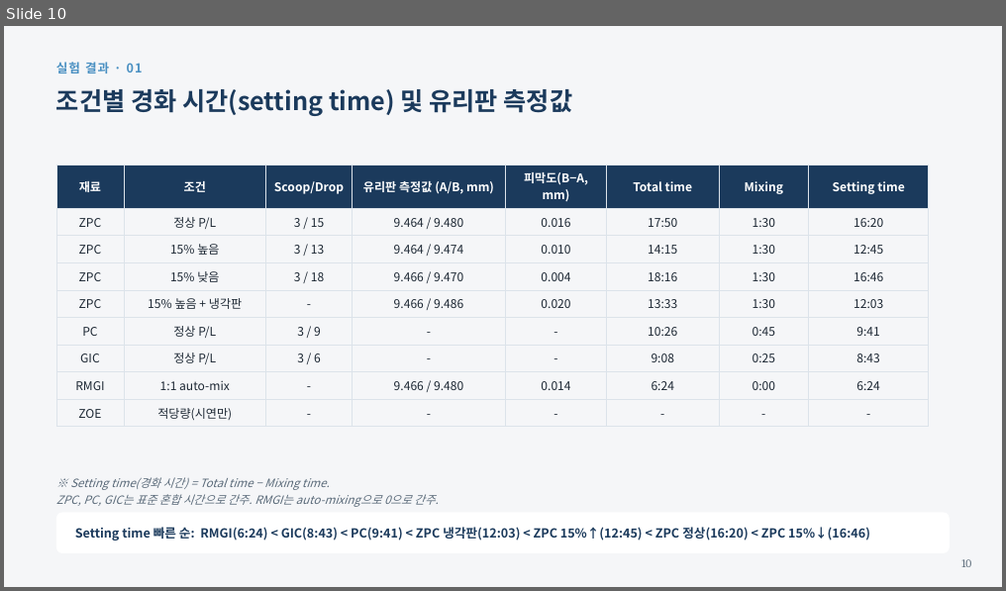
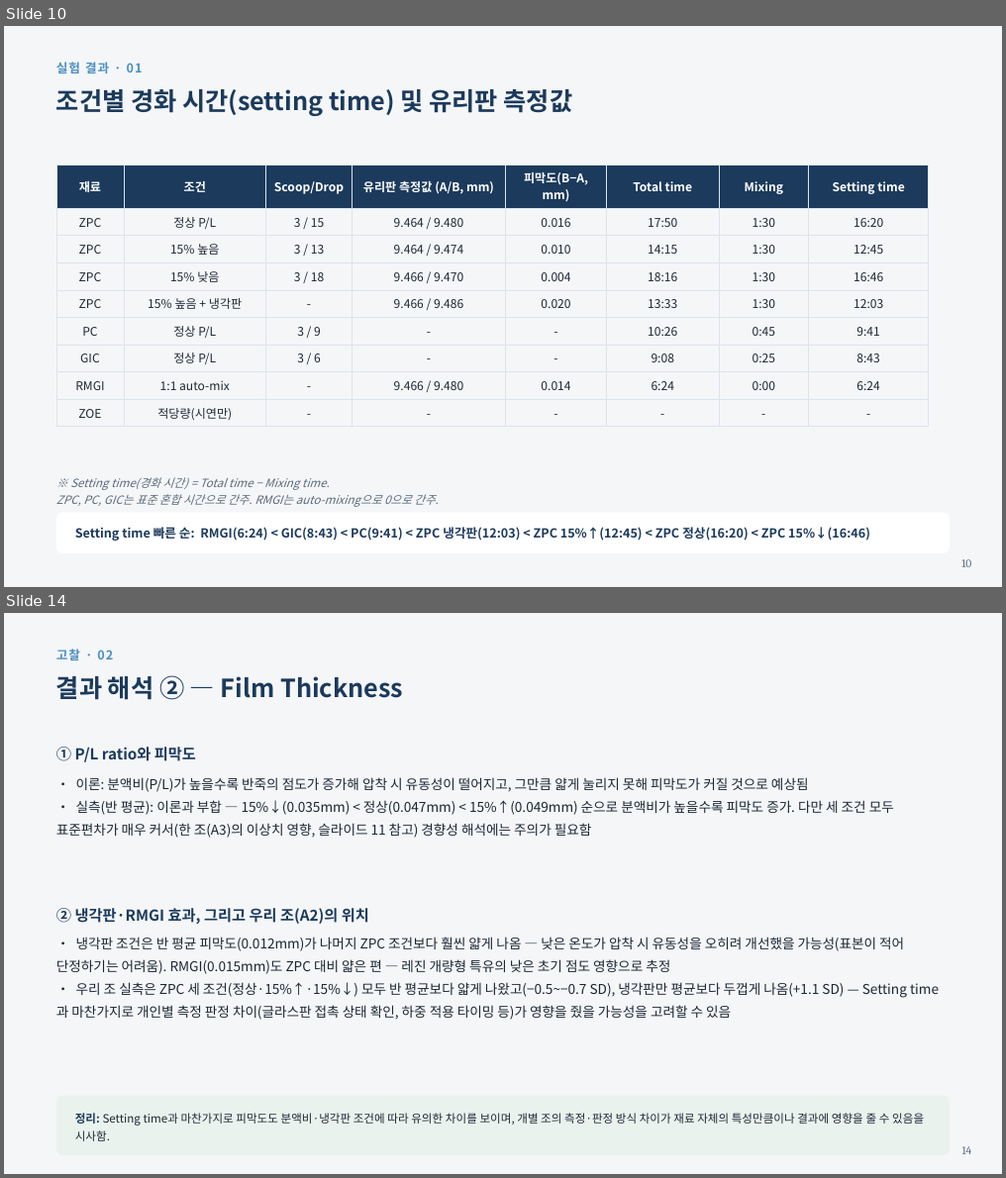
Before and after one commit to yojokem/-, a slide deck: 수복치과재료학실험/수복치과재료학실험_DentalCements_20260922.pptx. Shown one above the other, each under a label of ours: slide 10 before the commit, slides 10 and 14 after it; the slides between them are not shown. The pictures are 1006x591 and 1006x1178 pixels, drawn with LibreOffice and Linux fonts; fonts in the diff are those of the drawing. Boxes give left, top, right and bottom in pixels: in the first picture for what was removed or moved away, otherwise in the second. Text is boxed around its words. In the diff, an @@ line names an element or a change of style, - is before the commit and + after.

```diff
--- a/수복치과재료학실험/수복치과재료학실험_DentalCements_20260922.pptx
+++ b/수복치과재료학실험/수복치과재료학실험_DentalCements_20260922.pptx
@@ slide 14 added at [4, 613, 1002, 1174], background #F5F6F8 @@
@@ text added at [56, 649, 113, 661], 12 pt, text #4A90C2, bold @@
+고찰 · 02
@@ text added at [56, 675, 403, 700], 24 pt, text #1B3A5C, bold @@
+결과 해석 ② — Film Thickness
@@ text added at [56, 747, 196, 762], 14.5 pt, text #1B3A5C, bold @@
+① P/L ratio와 피막도
@@ text added at [56, 777, 894, 838], 13 pt, text #1C2733 @@
+• 이론: 분액비(P/L)가 높을수록 반죽의 점도가 증가해 압착 시 유동성이 떨어지고, 그만큼 얇게 눌리지 못해 피막도가 커질 것으로 예상됨
+• 실측(반 평균): 이론과 부합 — 15%↓(0.035mm) < 정상(0.047mm) < 15%↑(0.049mm) 순으로 분액비가 높을수록 피막도 증가. 다만 세 조건 모두 표준편차가 매우 커서(한 조(A3)의 이상치 영향, 슬라이드 11 참고) 경향성 해석에는 주의가 필요함
@@ text added at [56, 908, 369, 924], 14.5 pt, text #1B3A5C, bold @@
+② 냉각판·RMGI 효과, 그리고 우리 조(A2)의 위치
@@ text added at [56, 937, 907, 1020], 13 pt, text #1C2733 @@
+• 냉각판 조건은 반 평균 피막도(0.012mm)가 나머지 ZPC 조건보다 훨씬 얇게 나옴 — 낮은 온도가 압착 시 유동성을 오히려 개선했을 가능성(표본이 적어 단정하기는 어려움). RMGI(0.015mm)도 ZPC 대비 얇은 편 — 레진 개량형 특유의 낮은 초기 점도 영향으로 추정
+• 우리 조 실측은 ZPC 세 조건(정상·15%↑·15%↓) 모두 반 평균보다 얇게 나왔고(−0.5~−0.7 SD), 냉각판만 평균보다 두껍게 나옴(+1.1 SD) — Setting time과 마찬가지로 개인별 측정 판정 차이(글라스판 접촉 상태 확인, 하중 적용 타이밍 등)가 영향을 줬을 가능성을 고려할 수 있음
@@ rounded rectangle added at [56, 1096, 949, 1156], fill #EAF2EE @@
@@ text added at [75, 1113, 924, 1142], 11 pt, text #1C2733 @@
+정리: Setting time과 마찬가지로 피막도도 분액비·냉각판 조건에 따라 유의한 차이를 보이며, 개별 조의 측정·판정 방식 차이가 재료 자체의 특성만큼이나 결과에 영향을 줄 수 있음을 시사함.
@@ text added at [962, 1147, 972, 1155], 11 pt, text #5B6B7A @@
+14
```
Also in this commit, not shown: 3 slides changed, 3 other files.
